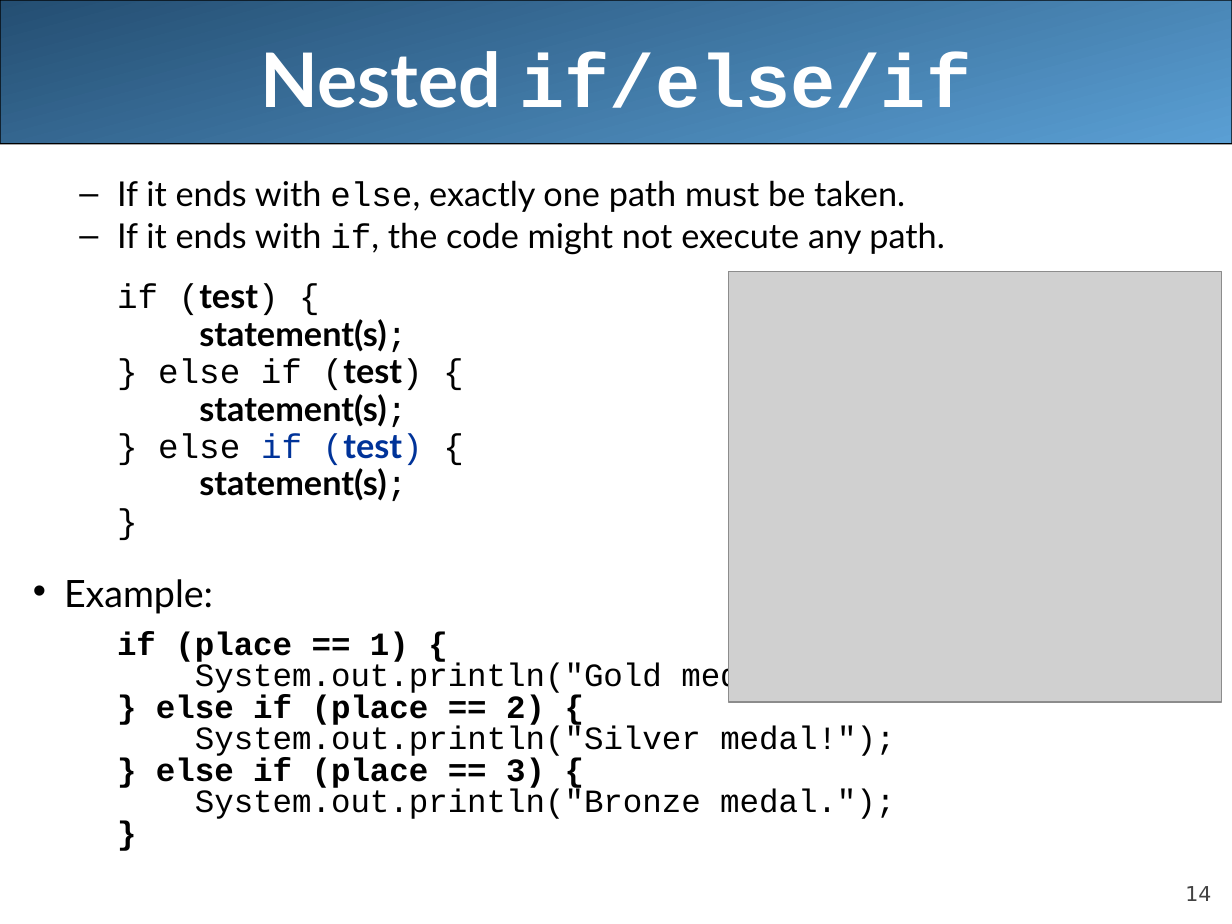
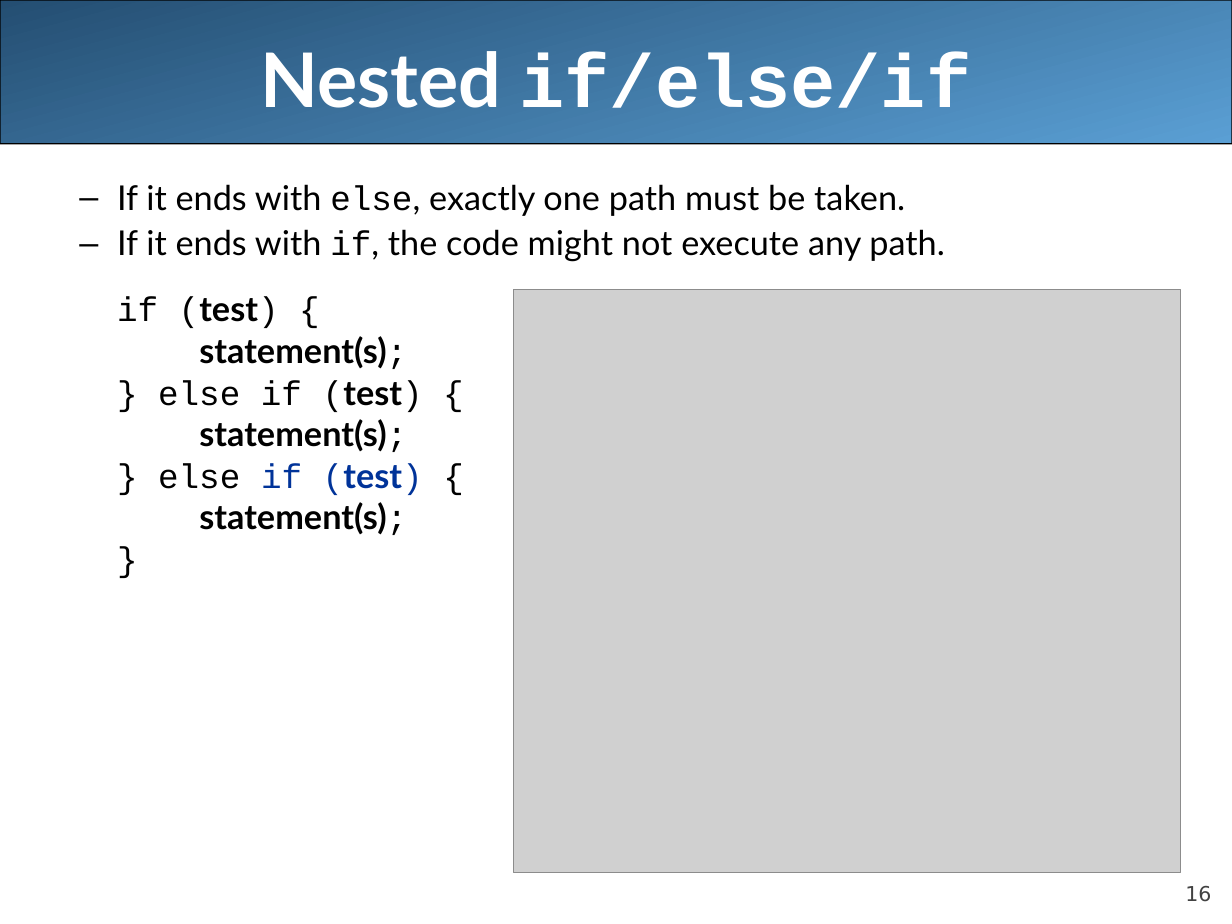
Before and after one commit to LongBaoNguyen/longbaonguyen.github.io, a slide deck: slide 16 of courses/apcsa/lecture8.ppt (slide 14 before the commit). Drawn at 1232x924 pixels with LibreOffice and Linux fonts; fonts in the diff are those of the drawing; grey boxes stand for pictures. Boxes give left, top, right and bottom in pixels: in the first picture for what was removed or moved away, otherwise in the second. Text is boxed around its words. In the diff, an @@ line names an element or a change of style, - is before the commit and + after.

```diff
--- a/courses/apcsa/lecture8.ppt
+++ b/courses/apcsa/lecture8.ppt
@@ text "If it ends with else, ..." at bbox=[117, 184, 945, 535]: line spacing 0.8 to 0.9; line spacing 0.7 to 0.8 @@
@@ picture: place and size @@
-picture at bbox=[729, 271, 1222, 702]
+picture at bbox=[514, 290, 1181, 872]
@@ text at bbox=[64, 579, 895, 819]: paragraphs removed @@
-• Example:
-  if (place == 1) {
-  System.out.println("Gold medal!");
-  } else if (place == 2) {
-  System.out.println("Silver medal!");
-  } else if (place == 3) {
-  System.out.println("Bronze medal.");
-  }
@@ page number at bbox=[1185, 886, 1211, 902]: text changed @@
-14
+16
```
Also in this commit, not shown: 2 other slides changed, 4 slides added, 2 other files.
